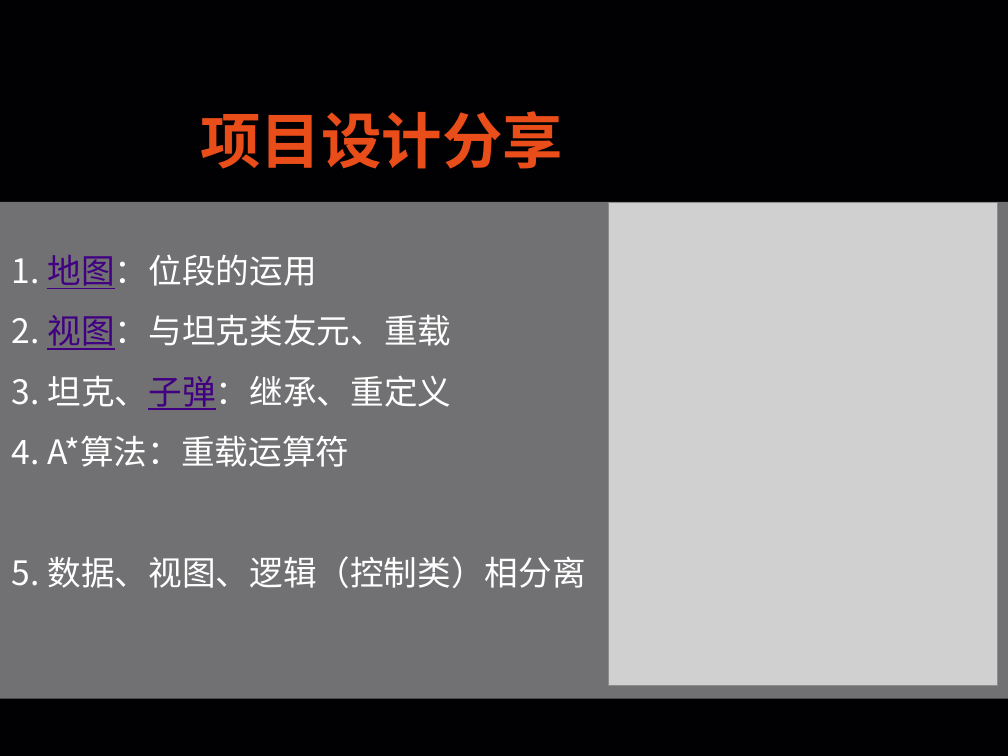
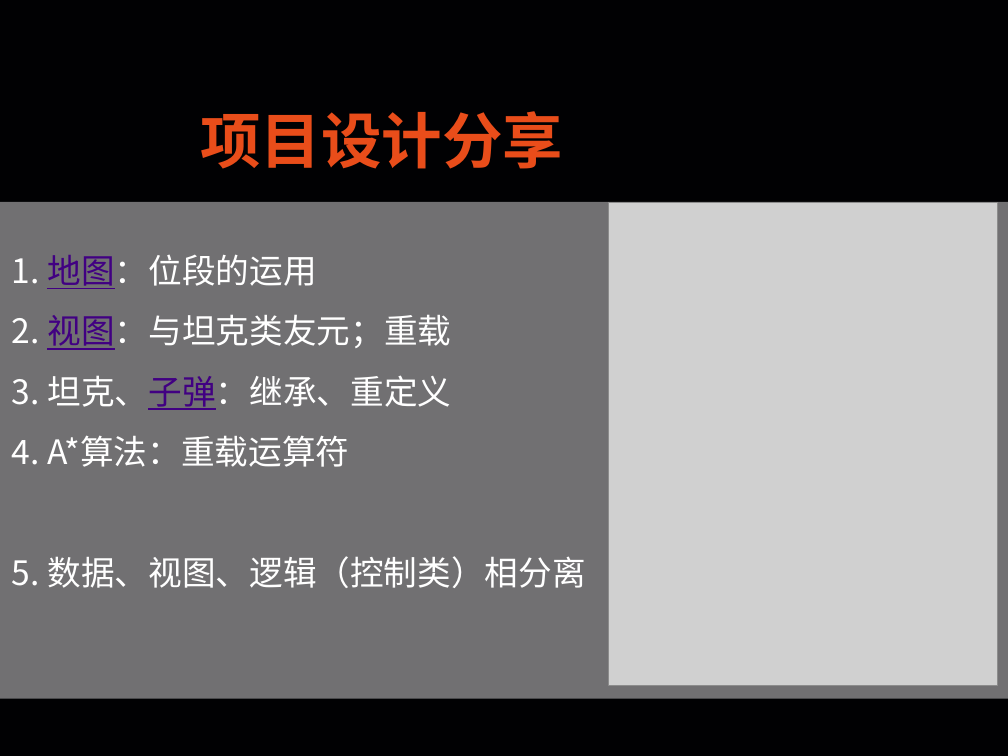
Before and after one commit to CO0kie-SH/2009_15PB_Tanker_CPP, a slide deck: slide 7 of 2009_15PB_Tanker_CPP.pptx. Drawn at 1008x756 pixels with LibreOffice and Linux fonts; fonts in the diff are those of the drawing; grey boxes stand for pictures. Boxes give left, top, right and bottom in pixels: in the first picture for what was removed or moved away, otherwise in the second. Text is boxed around its words. In the diff, an @@ line names an element or a change of style, - is before the commit and + after.

```diff
--- a/2009_15PB_Tanker_CPP.pptx
+++ b/2009_15PB_Tanker_CPP.pptx
@@ text in rectangle at <box>12,315,451,350</box>: text changed @@
-2. 视图：与坦克类友元、重载
+2. 视图：与坦克类友元；重载
```
Also in this commit, not shown: 2 other slides changed, 3 other files.
